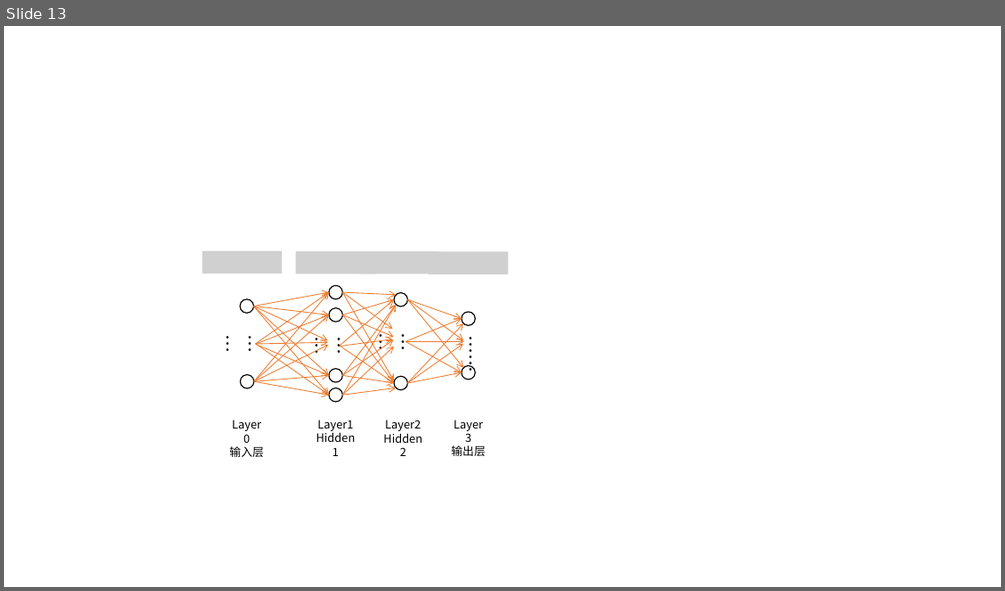
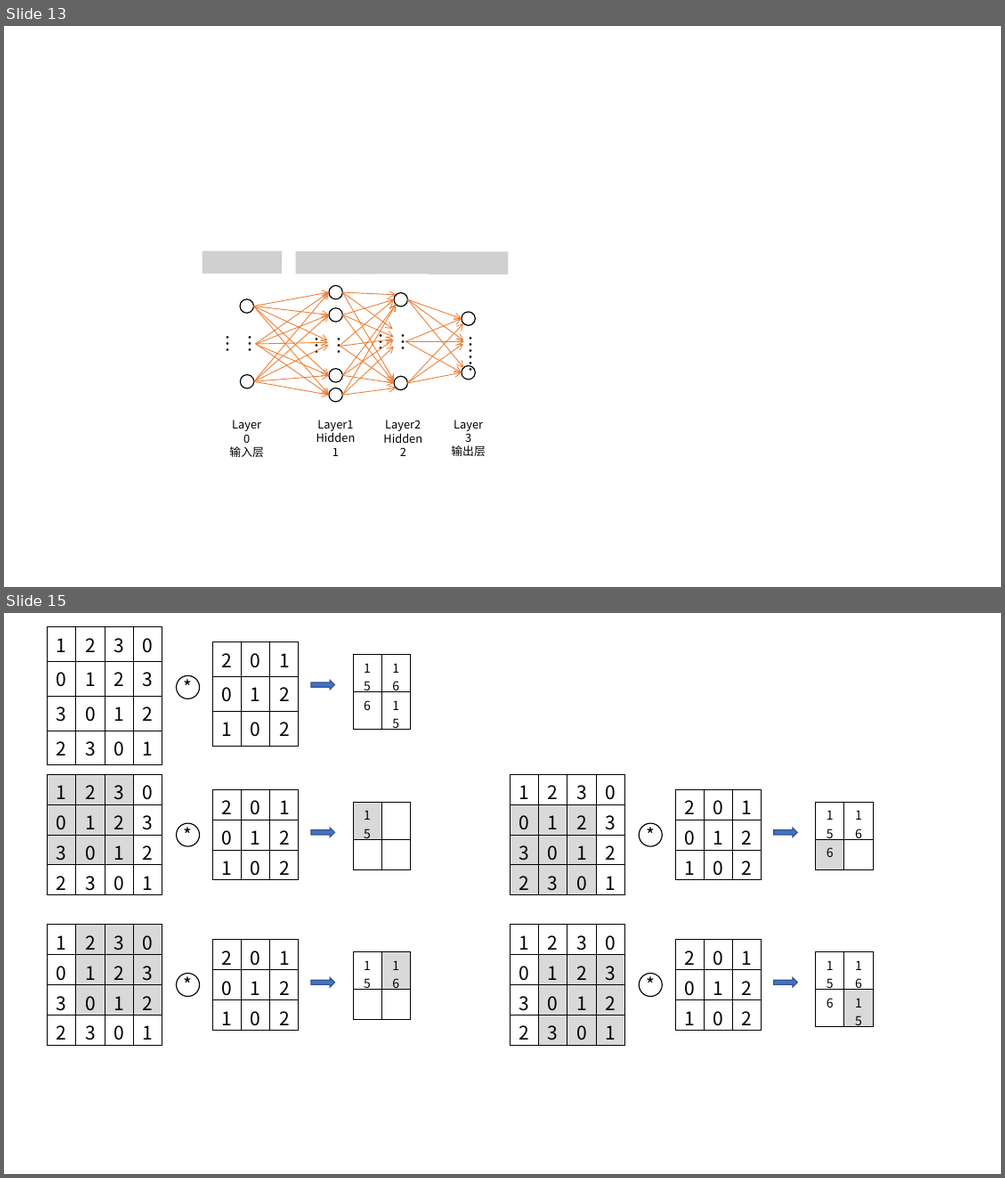
Before and after one commit to DrDavidS/basic_Machine_Learning, a slide deck: back_up_images/矢量图片.pptx. Shown one above the other, each under a label of ours: slide 13 before the commit, slides 13 and 15 after it; the slides between them are not shown. The pictures are 1005x591 and 1005x1178 pixels, drawn with LibreOffice and Linux fonts; fonts in the diff are those of the drawing; grey boxes stand for pictures; background and template pictures are left out. Boxes give left, top, right and bottom in pixels: in the first picture for what was removed or moved away, otherwise in the second. Text is boxed around its words. In the diff, an @@ line names an element or a change of style, - is before the commit and + after.

```diff
--- a/back_up_images/矢量图片.pptx
+++ b/back_up_images/矢量图片.pptx
@@ slide 15 added at (x1=4, y1=613, x2=1001, y2=1174), background #FFFFFF @@
@@ table added at (x1=48, y1=627, x2=164, y2=803), 4 rows, 4 columns @@
+1 | 2 | 3 | 0
+0 | 1 | 2 | 3
+3 | 0 | 1 | 2
+2 | 3 | 0 | 1
@@ table added at (x1=213, y1=642, x2=299, y2=879), 3 rows, 3 columns @@
+2 | 0 | 1
+0 | 1 | 2
+1 | 0 | 2
@@ table added at (x1=353, y1=655, x2=410, y2=715), 2 rows, 2 columns @@
+15 | 16
+6 | 15
@@ ellipse added at (x1=176, y1=676, x2=199, y2=699), fill #FFFFFF, outline #000000 1 pt @@
@@ text added at (x1=176, y1=672, x2=199, y2=702), 18 pt, text #000000 @@
+*
@@ right arrow added at (x1=311, y1=681, x2=335, y2=690), fill #4472C4, outline #325491 1 pt @@
@@ table added at (x1=48, y1=774, x2=164, y2=1044), 4 rows, 4 columns @@
+1 | 2 | 3 | 0
+0 | 1 | 2 | 3
+3 | 0 | 1 | 2
+2 | 3 | 0 | 1
@@ table added at (x1=213, y1=789, x2=299, y2=1030), 3 rows, 3 columns @@
+2 | 0 | 1
+0 | 1 | 2
+1 | 0 | 2
@@ table added at (x1=510, y1=774, x2=626, y2=954), 4 rows, 4 columns @@
+1 | 2 | 3 | 0
+0 | 1 | 2 | 3
+3 | 0 | 1 | 2
+2 | 3 | 0 | 1
@@ table added at (x1=676, y1=789, x2=760, y2=880), 3 rows, 3 columns @@
+2 | 0 | 1
+0 | 1 | 2
+1 | 0 | 2
@@ ellipse added at (x1=176, y1=823, x2=199, y2=846), fill #FFFFFF, outline #000000 1 pt @@
@@ text added at (x1=176, y1=819, x2=199, y2=850), 18 pt, text #000000 @@
+*
@@ table added at (x1=353, y1=803, x2=410, y2=863), 2 rows, 2 columns @@
+15 | 
+ | 
@@ ellipse added at (x1=639, y1=823, x2=662, y2=846), fill #FFFFFF, outline #000000 1 pt @@
@@ text added at (x1=639, y1=819, x2=662, y2=850), 18 pt, text #000000 @@
+*
@@ table added at (x1=816, y1=803, x2=872, y2=863), 2 rows, 2 columns @@
+15 | 16
+6 | 
@@ right arrow added at (x1=311, y1=827, x2=335, y2=836), fill #4472C4, outline #325491 1 pt @@
@@ right arrow added at (x1=774, y1=827, x2=797, y2=836), fill #4472C4, outline #325491 1 pt @@
@@ table added at (x1=48, y1=925, x2=164, y2=1046), 4 rows, 4 columns @@
+1 | 2 | 3 | 0
+0 | 1 | 2 | 3
+3 | 0 | 1 | 2
+2 | 3 | 0 | 1
@@ table added at (x1=510, y1=925, x2=626, y2=1046), 4 rows, 4 columns @@
+1 | 2 | 3 | 0
+0 | 1 | 2 | 3
+3 | 0 | 1 | 2
+2 | 3 | 0 | 1
@@ table added at (x1=213, y1=940, x2=299, y2=1030), 3 rows, 3 columns @@
+2 | 0 | 1
+0 | 1 | 2
+1 | 0 | 2
@@ table added at (x1=353, y1=952, x2=410, y2=1013), 2 rows, 2 columns @@
+15 | 16
+ | 
@@ table added at (x1=676, y1=940, x2=760, y2=1030), 3 rows, 3 columns @@
+2 | 0 | 1
+0 | 1 | 2
+1 | 0 | 2
@@ table added at (x1=816, y1=952, x2=872, y2=1013), 2 rows, 2 columns @@
+15 | 16
+6 | 15
@@ ellipse added at (x1=176, y1=973, x2=199, y2=997), fill #FFFFFF, outline #000000 1 pt @@
@@ text added at (x1=176, y1=970, x2=199, y2=999), 18 pt, text #000000 @@
+*
@@ right arrow added at (x1=311, y1=978, x2=335, y2=987), fill #4472C4, outline #325491 1 pt @@
@@ ellipse added at (x1=639, y1=973, x2=662, y2=997), fill #FFFFFF, outline #000000 1 pt @@
@@ text added at (x1=639, y1=970, x2=662, y2=999), 18 pt, text #000000 @@
+*
@@ right arrow added at (x1=774, y1=978, x2=797, y2=987), fill #4472C4, outline #325491 1 pt @@
```
Also in this commit, not shown: 1 slide changed, 5 other files.
